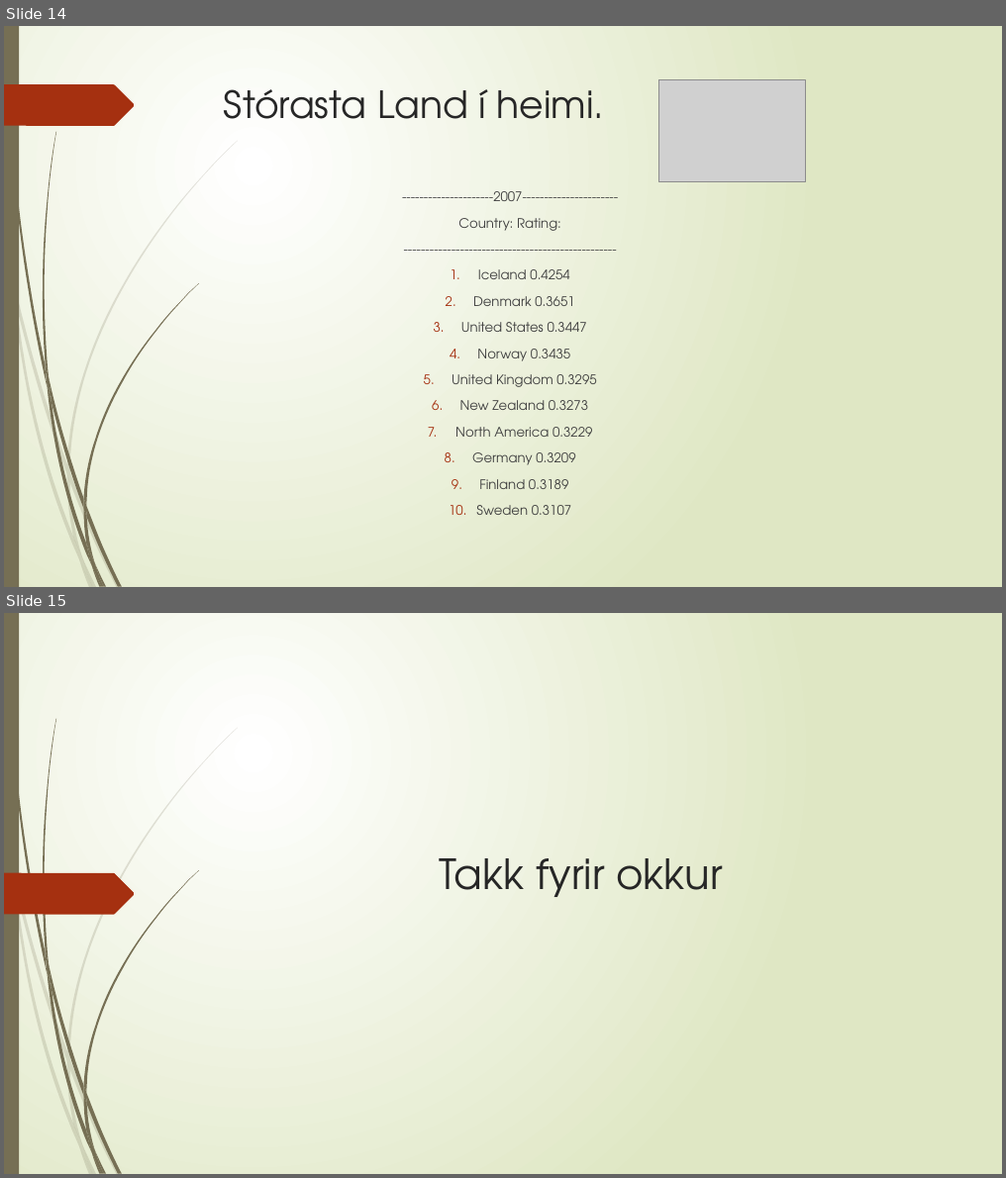
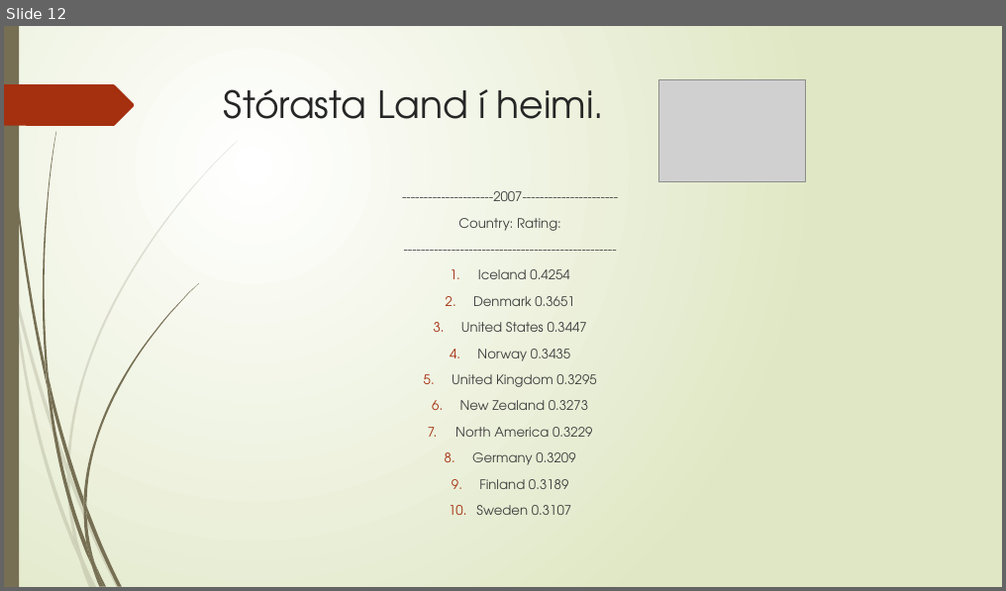
Before and after one commit to thortom/T-316-GAVI, a slide deck: Verkefni3/kynning/Kynning.pptx. Shown one above the other, each under a label of ours: slides 14 and 15 before the commit, slide 12 after it. The pictures are 1006x1178 and 1006x591 pixels, drawn with LibreOffice and Linux fonts; fonts in the diff are those of the drawing; grey boxes stand for pictures. Boxes give left, top, right and bottom in pixels: in the first picture for what was removed or moved away, otherwise in the second. Text is boxed around its words. In the diff, an @@ line names an element or a change of style, - is before the commit and + after.

```diff
--- a/Verkefni3/kynning/Kynning.pptx
+++ b/Verkefni3/kynning/Kynning.pptx
@@ slide 15 removed at box(4, 613, 1002, 1174), background gradient #FFFFFF to #DFE8C4; not listed: 23 template elements that a slide beside it also shows @@
@@ freeform shape removed at box(4, 873, 135, 915) @@
@@ title removed at box(439, 859, 723, 897) @@
-Takk fyrir okkur
@@ what was slide 14 is now slide 12 @@
```
Also in this commit, not shown: 3 slides changed, 2 slides added, 3 other slides removed.
